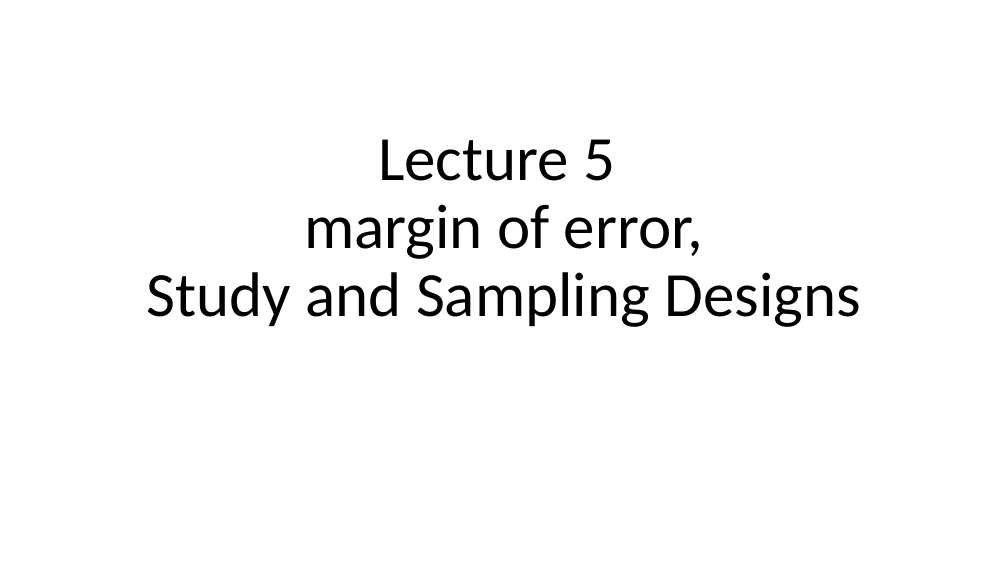
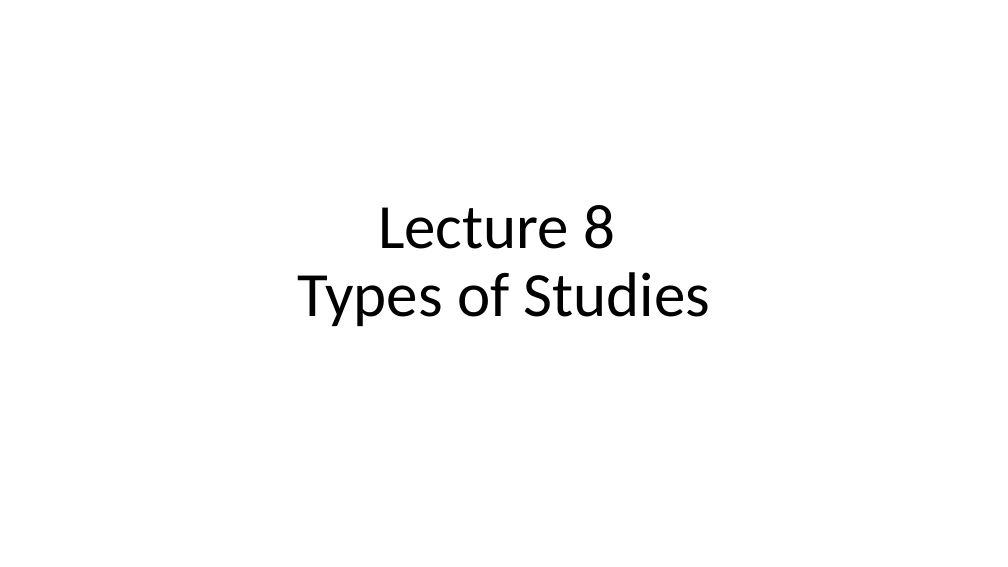
Before and after one commit to Jarred6068/UI_STAT251-03_Spring_2024, a slide deck: slide 1 of docs/lecture_slides/Week 5/Week5_Lecture8_Slides_2_7_2024.pptx. Drawn at 1008x567 pixels with LibreOffice and Linux fonts; fonts in the diff are those of the drawing. Boxes give left, top, right and bottom in pixels: in the first picture for what was removed or moved away, otherwise in the second. Text is boxed around its words. In the diff, an @@ line names an element or a change of style, - is before the commit and + after.

```diff
--- a/docs/lecture_slides/Week 5/Week5_Lecture8_Slides_2_7_2024.pptx
+++ b/docs/lecture_slides/Week 5/Week5_Lecture8_Slides_2_7_2024.pptx
@@ title at (297,205,711,326): text changed @@
-Lecture 5
-margin of error,
-Study and Sampling Designs
+Lecture 8
+Types of Studies
```
Also in this commit, not shown: 3 other slides changed, 24 slides added, 8 slides removed, 18 other files.
